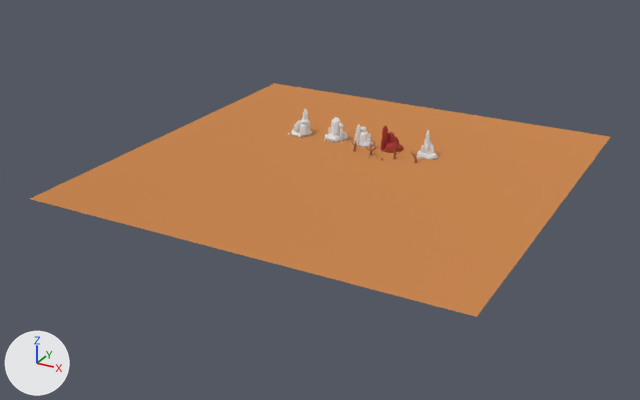
The Blender file low_poly_car/car scene 21.blend: old version first, new version second.
One viewpoint serves both versions: a camera (50 mm lens) standing at (92.6, -181.3, 79.8) and looking at (-3.2, -7.1, -7.3). Arrows for +X, +Y and +Z are at lower left; the lights stay in place.

Objects in the first picture: '平面', '石头组001', '石头组002', '石头组003', '石头组005'.
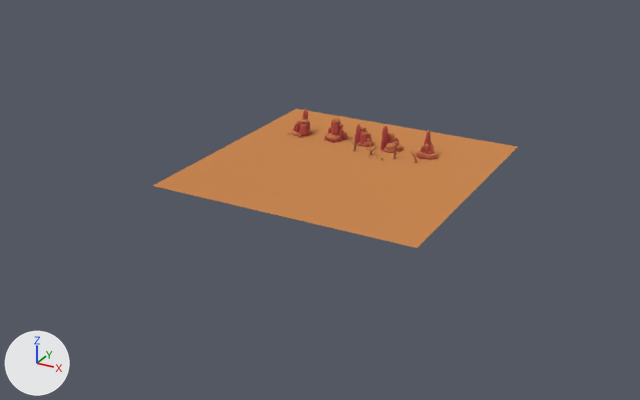
Pixel boxes (x1, y1, x2, y2) of what changed, in the pictures (640 x 400 px):
'平面', rescaled (37% narrower, 40% shorter)
    before: (30, 83, 610, 317)
    after: (153, 109, 517, 248)
'石头组002', recoloured (white to red)
    both: (324, 117, 348, 143)
'石头组001', recoloured (grey to red)
    both: (288, 109, 312, 138)
'石头组005', recoloured (white to red)
    both: (417, 130, 438, 160)
'石头组003', recoloured (grey to red)
    both: (354, 124, 373, 147)

Diff of the bpy script that builds the scene:
```diff
--- a/low_poly_car/car scene 21.blend.py
+++ b/low_poly_car/car scene 21.blend.py
@@ me_柱体_075 @@
 me_柱体_075.from_pydata(...)  # 2586 vertices, 1367 faces, 6 loose edges; spans x -1.81..1.92, y -1.42..1.74, z 0.0..3.57
+me_柱体_075.materials.append(mat_rock)  # red #ac443b
@@ me_柱体_006 @@
 me_柱体_006.from_pydata(...)  # 1935 vertices, 1021 faces; spans x -2.6..3.94, y -3.09..3.05, z 0.0..5.24
+me_柱体_006.materials.append(mat_rock)  # red #ac443b
@@ me_柱体_073 @@
 me_柱体_073.from_pydata(...)  # 1884 vertices, 977 faces; spans x -1.77..2.49, y -2.12..2.13, z 0.0..4.46
+me_柱体_073.materials.append(mat_rock)  # red #ac443b
@@ me_柱体_091 @@
 me_柱体_091.from_pydata(...)  # 3018 vertices, 1601 faces; spans x -62.6..64.0, y -55.5..72.8, z 0.0..107.9
+me_柱体_091.materials.append(mat_rock)  # red #ac443b
@@ ob_平面 @@
 ob_平面.location = (0.0, 0.0, 0.0)
-ob_平面.scale = (52.6, 52.6, 52.6)
+ob_平面.scale = (33.3, 33.3, 33.3)
```
